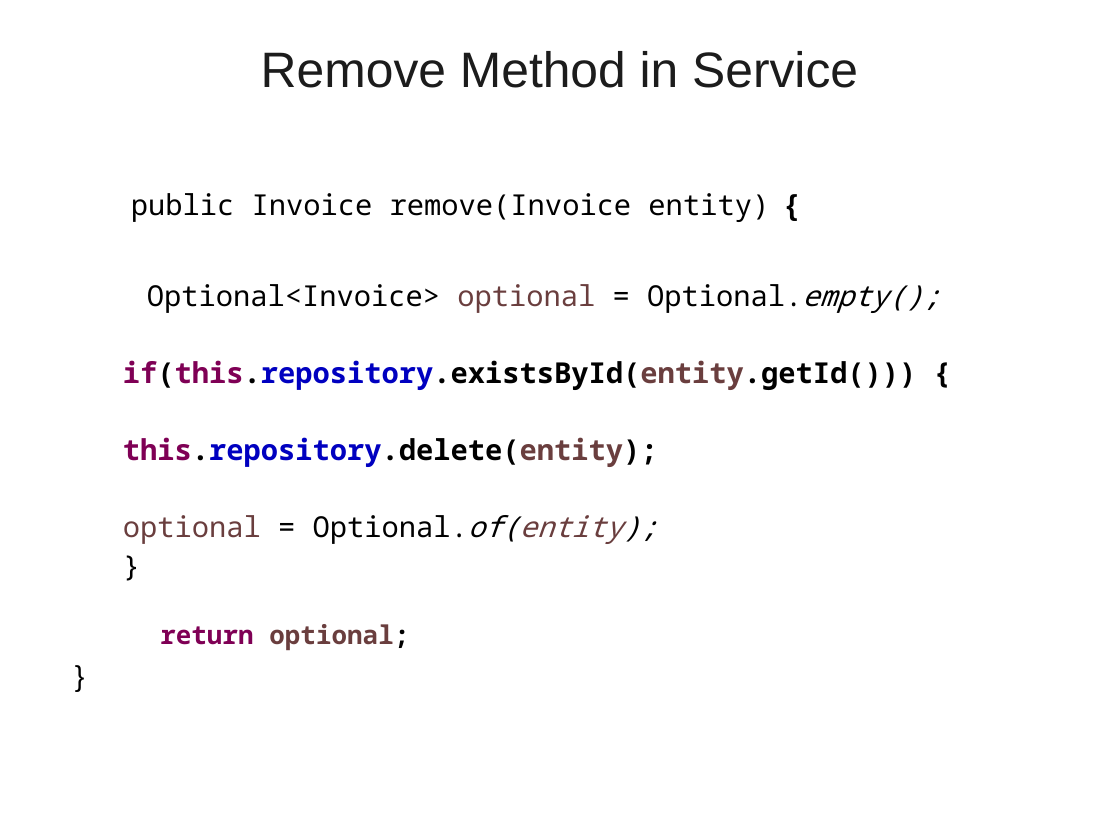
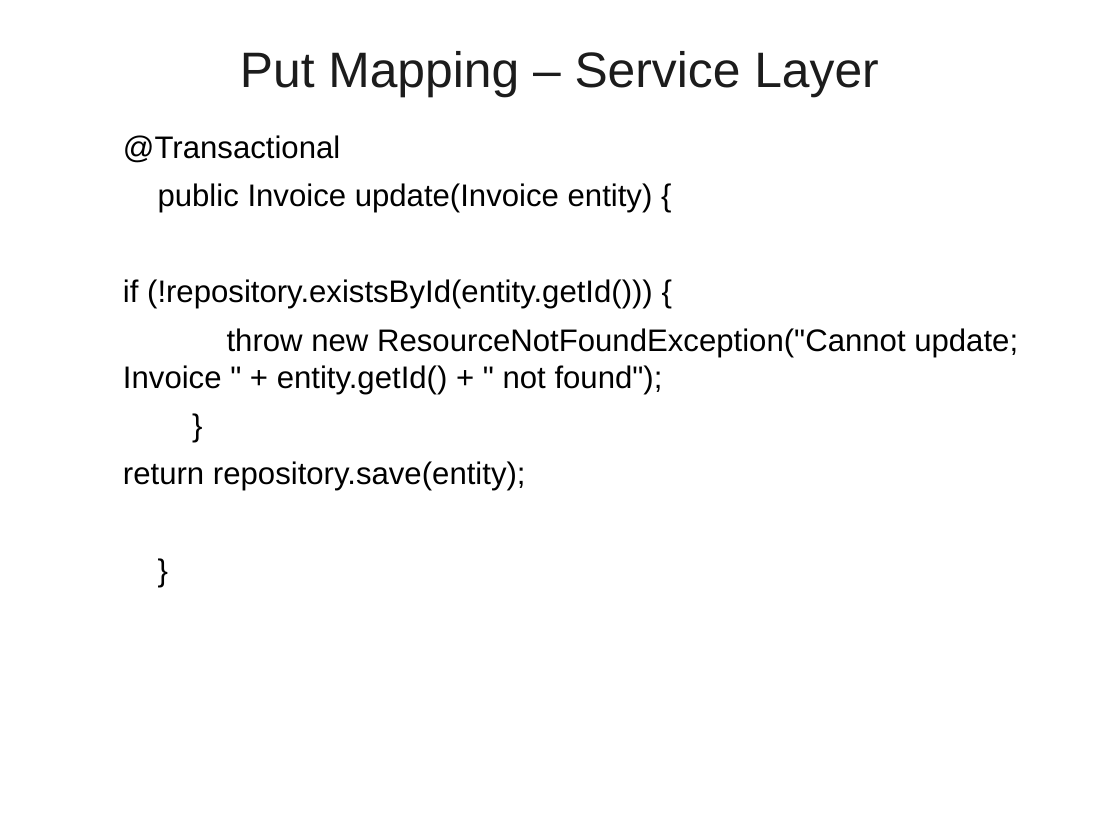
Before and after one commit to vatsanTraining/spring_boot_march_2026, a slide deck: slide 70 of 03_SpringBoot_JPA_Rest_API.ppt (slide 71 before the commit). Drawn at 1120x840 pixels with LibreOffice and Linux fonts; fonts in the diff are those of the drawing; background and template pictures are left out. Boxes give left, top, right and bottom in pixels: in the first picture for what was removed or moved away, otherwise in the second. Text is boxed around its words. In the diff, an @@ line names an element or a change of style, - is before the commit and + after.

```diff
--- a/03_SpringBoot_JPA_Rest_API.ppt
+++ b/03_SpringBoot_JPA_Rest_API.ppt
@@ title at [240,51,879,98]: text changed @@
-Remove Method in Service
+Put Mapping – Service Layer
@@ text "@Transactional" at [123,135,1018,491]: size 18.5 to 20 pt in "}", "}"; font Noto Sans Mono to Arial in "}"; indent changed; line spacing 0.8 to 1; list level 1 to 2 in "}" @@
@@ text at [123,135,1018,394]: text changed; size 18.5 to 20 pt; font Noto Sans Mono to Arial @@
-  public Invoice remove(Invoice entity) {
-  Optional<Invoice> optional = Optional.empty();
-  if(this.repository.existsById(entity.getId())) {
-  this.repository.delete(entity);
-  optional = Optional.of(entity);
+  @Transactional
+  public Invoice update(Invoice entity) {
+  if (!repository.existsById(entity.getId())) {
+  throw new ResourceNotFoundException("Cannot update; Invoice " + entity.getId() + " not found");
@@ text at [123,461,526,491]: text changed; size 16.6 to 20 pt; font Noto Sans Mono to Arial; text colour #6A3E3E to #000000; bold off @@
-return optional;
+  return repository.save(entity);
```
Also in this commit, not shown: 2 other slides changed, 3 slides added, 2 slides removed, 1 other file.
